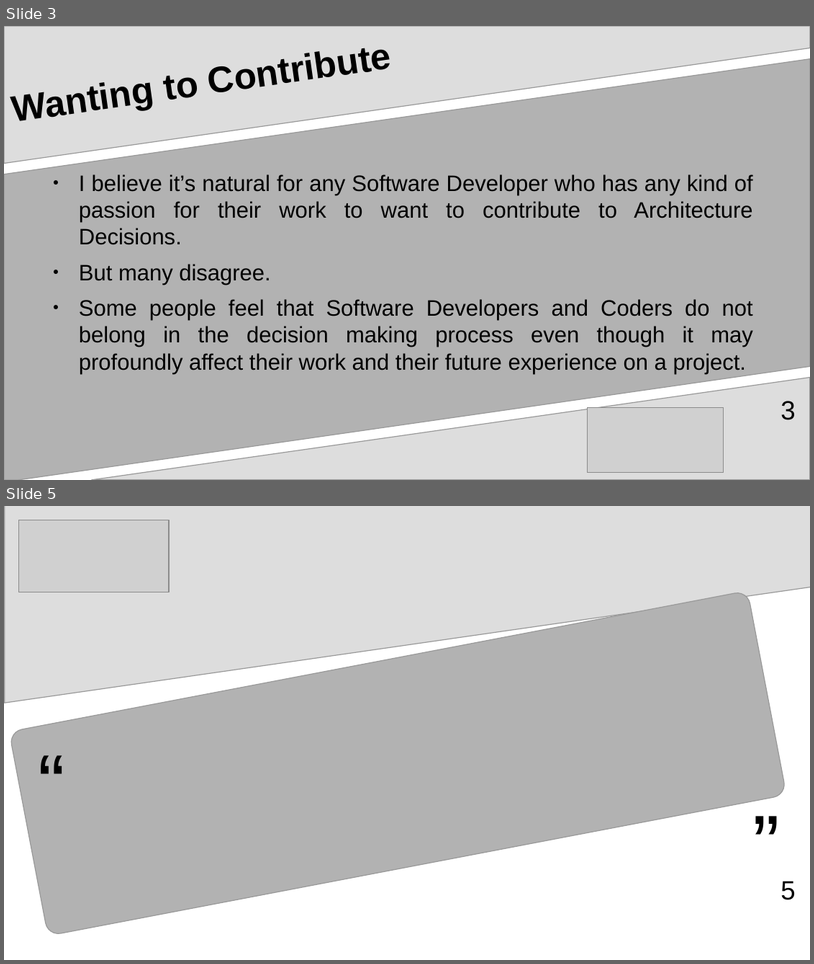
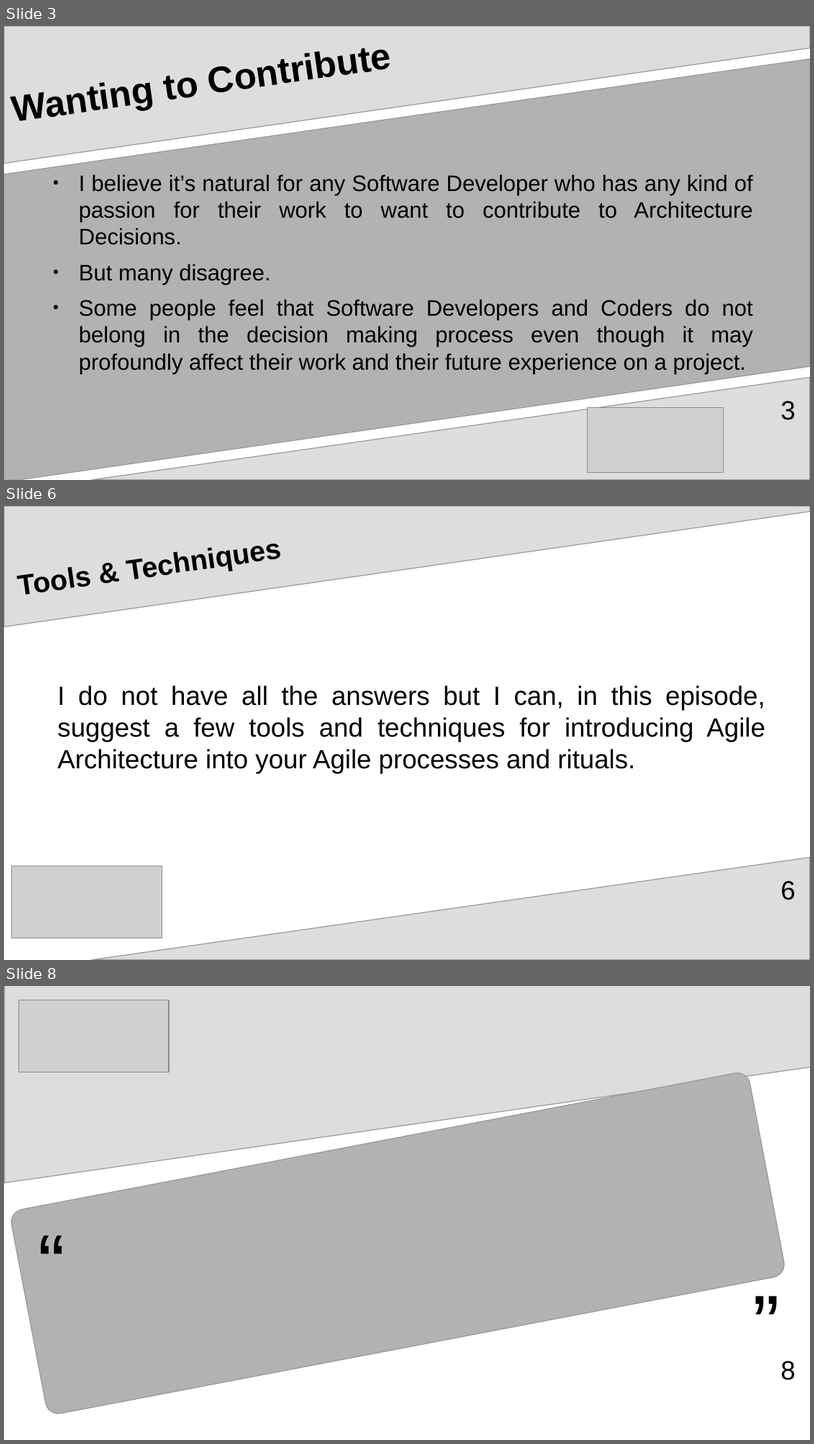
Before and after one commit to aventinesolutions/awsvsgcp-channel, a slide deck: ep001-ArchitectureDecisions/ep001-ArchitectureDecisions.odp. Shown one above the other, each under a label of ours: slides 3 and 5 before the commit, slides 3, 6 and 8 after it; the slides between them are not shown. The pictures are 814x964 and 814x1444 pixels, drawn with LibreOffice and Linux fonts; fonts in the diff are those of the drawing; grey boxes stand for pictures. Boxes give left, top, right and bottom in pixels: in the first picture for what was removed or moved away, otherwise in the second. Text is boxed around its words. In the diff, an @@ line names an element or a change of style, - is before the commit and + after.

Commit message:
:bear: :construction: slides for Episode 001 :two:

```diff
--- a/ep001-ArchitectureDecisions/ep001-ArchitectureDecisions.odp
+++ b/ep001-ArchitectureDecisions/ep001-ArchitectureDecisions.odp
@@ slide 6 added at box(4, 506, 810, 960), background #FFFFFF; not listed: 1 template element that a slide beside it also shows @@
@@ freeform shape added at box(4, 506, 810, 627), fill #DDDDDD, outline #999999 0.85 pt @@
@@ title added at box(13, 506, 736, 621), 28 pt, text #000000, bold @@
+Tools & Techniques
@@ text added at box(57, 685, 766, 773), 26 pt, text #000000 @@
+I do not have all the answers but I can, in this episode, suggest a few tools and techniques for introducing Agile Architecture into your Agile processes and rituals.
@@ picture added at box(11, 866, 162, 938) @@
@@ page number added at box(781, 880, 795, 900), 26 pt, text #000000 @@
+6
@@ what was slide 5 is now slide 8 @@
@@ page number at box(781, 1360, 795, 1380): text changed @@
-5
+8
```
Also in this commit, not shown: 2 slides changed, 2 other slides added, 2 other files.
